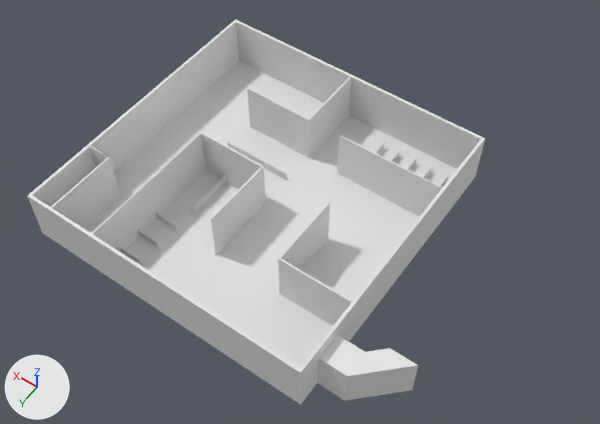
The FBX model Unity/WatcherUnity/Assets/Blender Objects/Puzzles/PuzzleOne.fbx as it was, and as the next commit left it.
The view is the same before and after, from a 50 mm camera at (-117.8, 143.3, 231.6) aimed at (-16.5, 1.5, 8.9). Lighting does not change. The marker at lower left points along +X, +Y and +Z. Where no turn or scale is listed for an object, it has been applied to the vertices. Vertices at the same position are counted once.
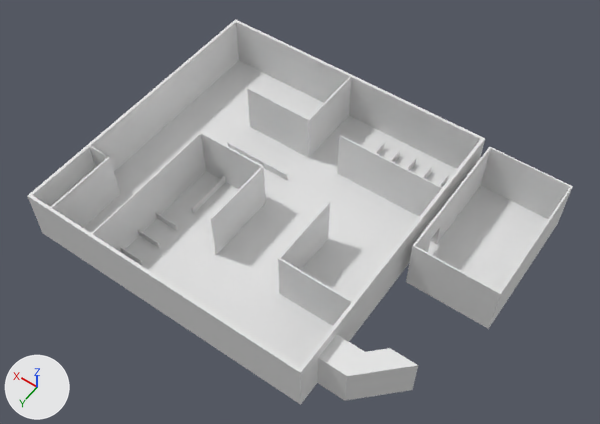
The change, as a diff of the scene's bpy script:
```diff
--- a/Unity/WatcherUnity/Assets/Blender Objects/Puzzles/PuzzleOne.fbx.py
+++ b/Unity/WatcherUnity/Assets/Blender Objects/Puzzles/PuzzleOne.fbx.py
@@ me_cube_001 @@
 # used by ob_cube; location = (0.0, 0.0, -0.3)
 # verts and faces of me_cube_001; kept vertices keep their numbers, new ones are numbered from 3353
 # before: 3135 (8.8, -13.2, 3.8) at pixel (266, 163), 3136 (8.8, -13.8, 3.8) at pixel (267, 162), 3137 (9.3, -13.8, 3.8) at pixel (266, 161), 3138 (9.3, -13.2, 3.8) at pixel (265, 162), 3139 (17.6, -13.2, 3.8) at pixel (247, 152)
 # before: 3140 (17.6, -13.8, 3.8) at pixel (248, 151), 3141 (18.1, -13.8, 3.8) at pixel (247, 151), 3142 (18.1, -13.2, 3.8) at pixel (246, 152), 3143 (27.2, -13.2, 3.8) at pixel (227, 141), 3144 (27.2, -13.8, 3.8) at pixel (228, 140)
 # before: 3145 (0.3, -13.2, 3.8) at pixel (285, 173), 3146 (0.3, -13.8, 3.8) at pixel (286, 172), 3147 (26.7, -13.2, 3.8) at pixel (228, 142), 3148 (26.7, -13.8, 3.8) at pixel (229, 141), 3149 (-0.3, -13.8, 3.8) at pixel (287, 173)
 # before: 3150 (-0.3, -13.2, 3.8) at pixel (287, 174)
-me_cube_001.from_pydata(...)  # 3353 vertices, 3353 faces; spans x -79.8..55.0, y -55.0..55.0, z -0.3..20.3
+me_cube_001.from_pydata(...)  # 3513 vertices, 3515 faces; spans x -88.6..55.0, y -55.0..55.0, z -0.3..20.3
+# me_cube_001 part 1
+# 10 faces are deleted
+# 2 vertices are added at (-88.6, -20.5, 10.6), (-88.6, -20.5, 10.0)
+# 16 new vertices lie (-3.0, 0.0, 0.0) away from vertices in x -55.0, y -20.4..-13.1, z -0.2..10.6
+# 8 new vertices lie (-0.6, 0.0, 0.0) away from vertices in x -58.0, y -20.4..-13.1, z -0.2..10.0
+# 6 new vertices lie (-29.4, 0.0, 0.0) away from vertices in x -58.6, y -20.4..-13.1, z -0.2..0.3
+# 6 new vertices lie (0.0, 0.0, 9.7) away from vertices in x -88.0..-58.0, y -20.4..-13.1, z 0.3..10.6
+# 8 new vertices lie (-0.6, 0.0, 0.0) away from vertices in x -88.0..-58.0, y -20.4..-13.1, z -0.2..20.3
+# 9 new vertices lie (0.0, 11.6, 0.0) away from vertices in x -88.6..-58.0, y -13.1, z -0.2..20.3
+# 9 new vertices lie (0.0, 0.6, 0.0) away from vertices in x -88.6..-58.0, y -1.5, z -0.2..20.3
+# 9 new vertices lie (0.0, -31.6, 0.0) away from vertices in x -88.6..-58.0, y -20.4, z -0.2..20.3
+# 9 new vertices lie (0.0, -0.6, 0.0) away from vertices in x -88.6..-58.0, y -52.0, z -0.2..20.3
+# 12 new vertices lie (0.0, 0.0, 0.5) away from vertices in x -88.6..-58.6, y -52.6..-0.9, z -0.2
+# 11 new vertices lie (0.0, 0.0, 9.7) away from vertices in x -88.6..-58.6, y -52.6..-0.9, z 0.3
+# 15 new vertices lie (0.0, 0.0, 0.6) away from vertices in x -88.6..-58.6, y -52.6..-0.9, z 10.0
+# 11 new vertices lie (0.0, 0.0, 9.7) away from vertices in x -88.6..-88.0, y -52.6..-0.9, z 10.6
+# 8 new vertices lie (0.0, -0.5, 0.0) away from vertices in x -88.6..-58.6, y -19.9, z 0.3..20.3
+# 7 new vertices lie (0.0, 0.5, 0.0) away from vertices in x -88.0..-58.6, y -13.6, z 0.3..20.3
+# 7 new vertices lie (0.0, 11.6, 0.0) away from vertices in x -88.0..-58.6, y -13.1, z 0.3..20.3
+# 7 new vertices lie (0.0, -31.6, 0.0) away from vertices in x -88.0..-58.6, y -20.4, z 0.3..20.3
+# 34 new faces join them, mat_floor (white #e7e7e7)
+# 138 new faces join them, mat_walls (white #e7e7e7)
+# me_cube_001 part 2
+for i in [*range(3135, 3151)]: verts[i] += (0.0, 0.0, -0.5)
 me_cube_001.materials.append(mat_floor)
@@ me_cube_001 @@
 me_cube_001.materials.append(mat_cubicle)
-me_cube_001.materials.append(mat_door)  # white #e7e7e7
 me_cube_001.materials.append(mat_concrete)
```

Changed parts and their boxes [x1, y1, x2, y2] in the pictures (600 x 424 px; the box of a moved part takes in the faces that stretch with it):
'Cube', reshaped (19% wider)
    before: [28, 19, 485, 405]
    after: [28, 19, 573, 405]
part 1 of me_cube_001, built on
    before: [417, 220, 432, 252]
    after: [406, 147, 573, 329]
part 2 of me_cube_001, moved or reshaped
    before: [227, 141, 288, 180]
    after: [227, 142, 288, 180]
